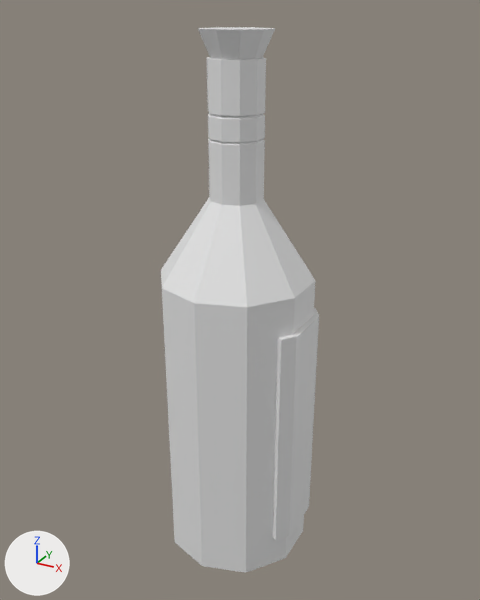
The Blender file botella.blend: old version first, new version second.
Both versions are drawn from a 50 mm lens placed at (3.84, -6.88, 5.11), pointed at (0.01, 0.07, 1.63). Arrows for +X, +Y and +Z are at lower left; the lights stay in place. The picture after the commit comes second.

Names of what the first picture shows: 'Botella', 'Botella_etiqueta'.
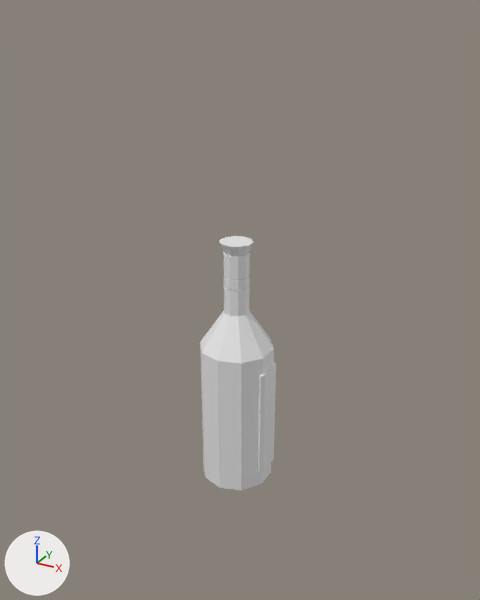
Changed parts and their boxes (x1, y1, x2, y2) in the pictures (480 x 600 px):
```json
{"object": "Botella", "change": "rescaled", "before": [161, 27, 315, 573], "after": [200, 236, 274, 490], "on screen": "52% narrower, 53% shorter"}
{"object": "Botella_etiqueta", "change": "rescaled", "before": [273, 308, 319, 540], "after": [258, 362, 276, 473]}
```

The change, as JSON lines over the scene's bpy script:
```json
{"op": "set", "path": "ob_botella.scale", "old": "(1.0, 1.0, 2.0)", "new": "(0.5, 0.5, 1.0)"}
{"op": "set", "path": "ob_botella_etiqueta.scale", "old": "(1.53, 0.85, 1.0)", "new": "(0.765, 0.85, 1.0)"}
```
